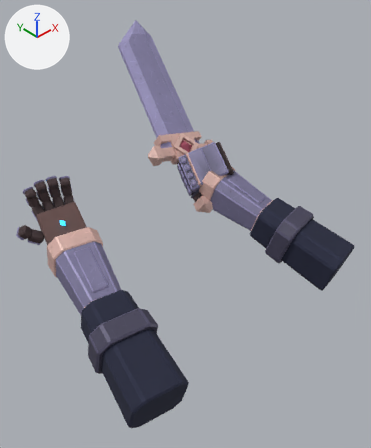
What one commit did to the Blender file tools/blender/characters/spellblade/source/spellblade-first-person.blend.
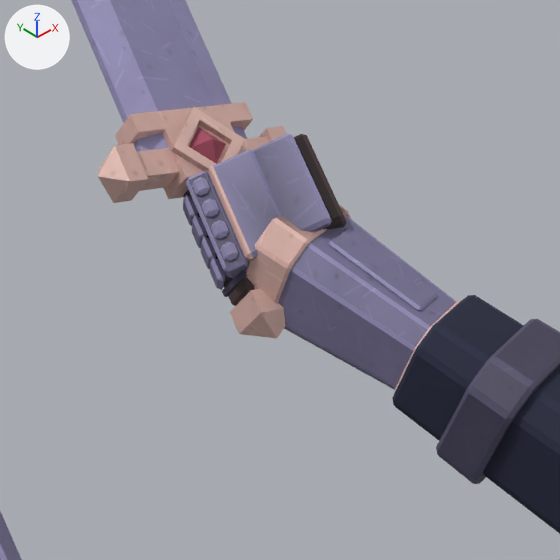
There are two pictures of each version: one whole from a 50 mm lens placed at (-1.012, -0.649, 0.719), pointed at (0.063, 0.496, -0.331), one close up on the part from 31% to 83% of the width and 21% to 65% of the height. Lighting does not change. The marker at upper left points along +X, +Y and +Z. The last two pictures show the newer version.

In view in the first close-up: 'Arm.R', 'HeroSword' and 1 more.
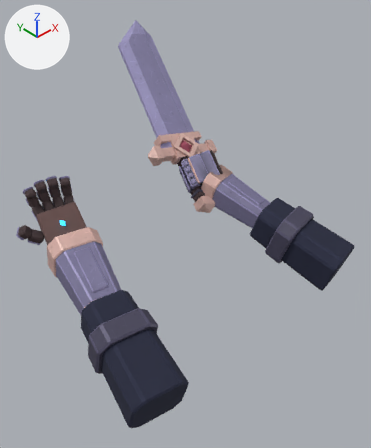
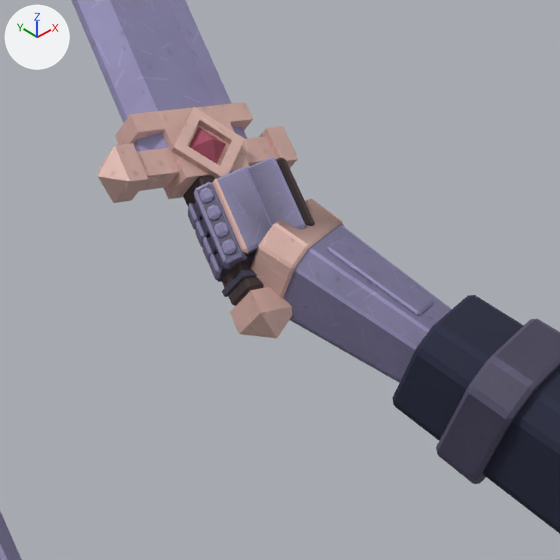
Boxes (x1, y1, x2, y2) around the edits, measured in the close-ups (560 x 560 px; the box of a moved part takes in the faces that stretch with it):
'Arm.R', reshaped
    before: (183, 134, 560, 534)
    after: (188, 157, 560, 534)
part 1 of me_arm_r, moved or reshaped
    before: (278, 216, 457, 390)
    after: (284, 225, 452, 383)
part 2 of me_arm_r, moved or reshaped (not visible afterwards)
    before: (395, 300, 462, 391)
part 3 of me_arm_r, moved or reshaped
    before: (246, 205, 351, 303)
    after: (251, 199, 344, 298)
part 4 of me_arm_r, moved or reshaped
    before: (220, 242, 238, 261)
    after: (222, 239, 236, 255)
part 5 of me_arm_r, moved or reshaped
    before: (183, 134, 438, 311)
    after: (188, 157, 434, 315)

The change, as a diff of the scene's bpy script:
```diff
--- a/tools/blender/characters/spellblade/source/spellblade-first-person.blend.py
+++ b/tools/blender/characters/spellblade/source/spellblade-first-person.blend.py
@@ me_arm_r @@
 # used by ob_arm_r; location = (0.0, 0.0, 0.0)
-me_arm_r.from_pydata(...)  # 1152 vertices, 1238 faces; spans x 0.216..0.534, y 0.027..0.771, z -0.58..-0.152
+me_arm_r.from_pydata(...)  # 1152 vertices, 1238 faces; spans x 0.227..0.534, y 0.027..0.759, z -0.58..-0.186
+# me_arm_r part 1: the loose piece of 48 vertices spanning x 0.262..0.45, y 0.354..0.618, z -0.451..-0.256 is multiplied about its middle by the matrix ((0.846, -0.03, -0.01), (-0.03, 0.979, 0.045), (-0.01, 0.045, 0.854)), then moved by (0.001, 0.0, -0.001)
+# me_arm_r part 2: the loose piece of 48 vertices spanning x 0.312..0.477, y 0.295..0.421, z -0.48..-0.326 is multiplied about its middle by the matrix ((0.846, -0.03, -0.01), (-0.03, 0.979, 0.045), (-0.01, 0.045, 0.854)), then moved by (-0.001, 0.0, 0.0)
+# me_arm_r part 3: the loose piece of 48 vertices spanning x 0.243..0.429, y 0.545..0.67, z -0.407..-0.232 is multiplied about its middle by the matrix ((0.846, -0.03, -0.01), (-0.03, 0.979, 0.045), (-0.01, 0.045, 0.854))
+# me_arm_r part 4: the loose piece of 24 vertices spanning x 0.218..0.239, y 0.614..0.64, z -0.287..-0.264 is multiplied about its middle by the matrix ((0.793, 0.006, -0.008), (-0.006, 0.793, 0.002), (0.008, -0.002, 0.793)), then moved by (0.01, 0.011, -0.001)
+# me_arm_r part 5: 788 of 1152 vertices moved; they spanned x 0.216..0.429, y 0.392..0.771, z -0.374..-0.152 and now span x 0.227..0.403, y 0.396..0.759, z -0.363..-0.186; mean shift (-0.001, 0.0, -0.004); largest move (0.364, 0.542, -0.236) -> (0.344, 0.578, -0.254)
 me_arm_r.materials.append(mat_kitmatte)
```
